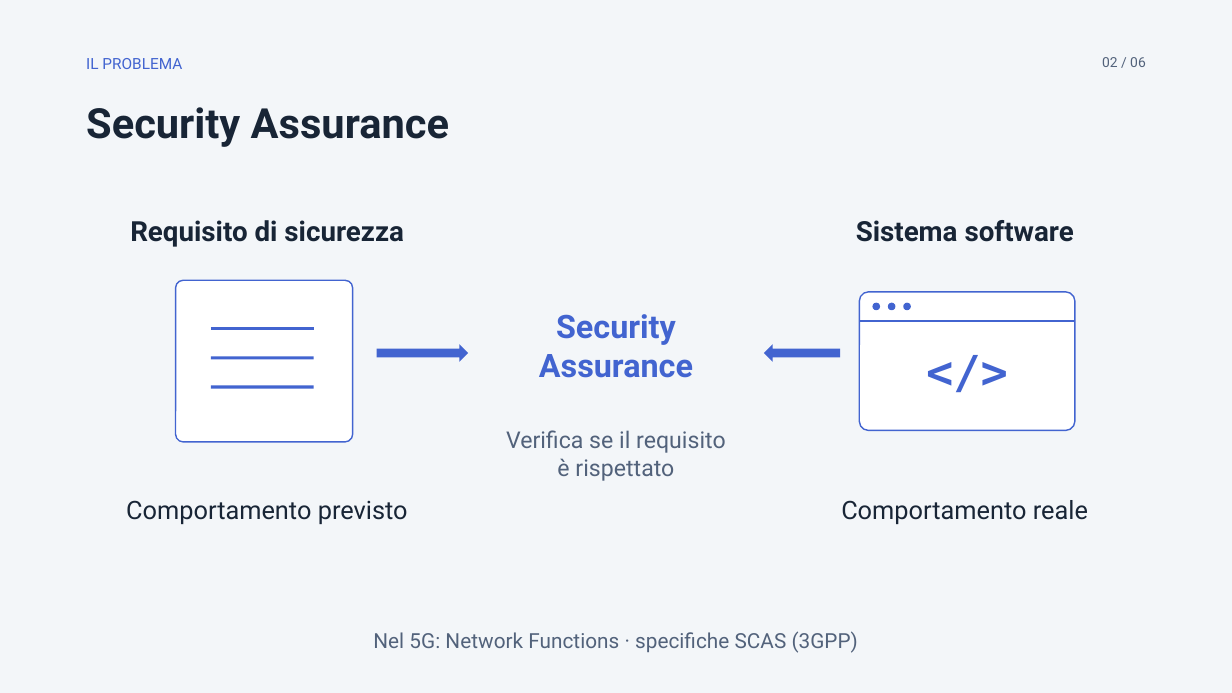
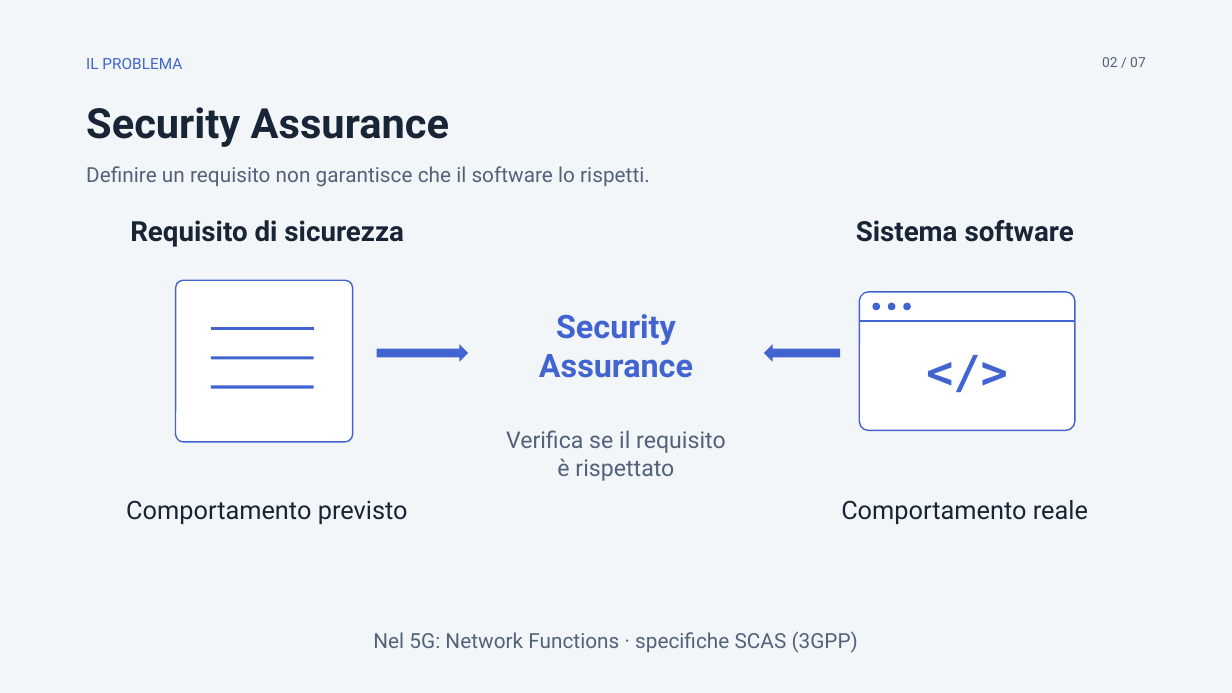
Before and after one commit to desila23/5g-security-assurance-thesis, a slide deck: slide 2 of 5g-thesis-presentation-5min/tesi-5min-statico.pptx. Drawn at 1232x693 pixels with LibreOffice and Linux fonts; fonts in the diff are those of the drawing. Boxes give left, top, right and bottom in pixels: in the first picture for what was removed or moved away, otherwise in the second. Text is boxed around its words. In the diff, an @@ line names an element or a change of style, - is before the commit and + after.

```diff
--- a/5g-thesis-presentation-5min/tesi-5min-statico.pptx
+++ b/5g-thesis-presentation-5min/tesi-5min-statico.pptx
@@ text at (1102,57,1146,67): text changed @@
-02 / 06
+02 / 07
@@ text added at (86,166,650,187), 20.2 pt, text #52627B @@
+Definire un requisito non garantisce che il software lo rispetti.
```
Also in this commit, not shown: 4 other slides changed, 1 slide added, 8 other files.
